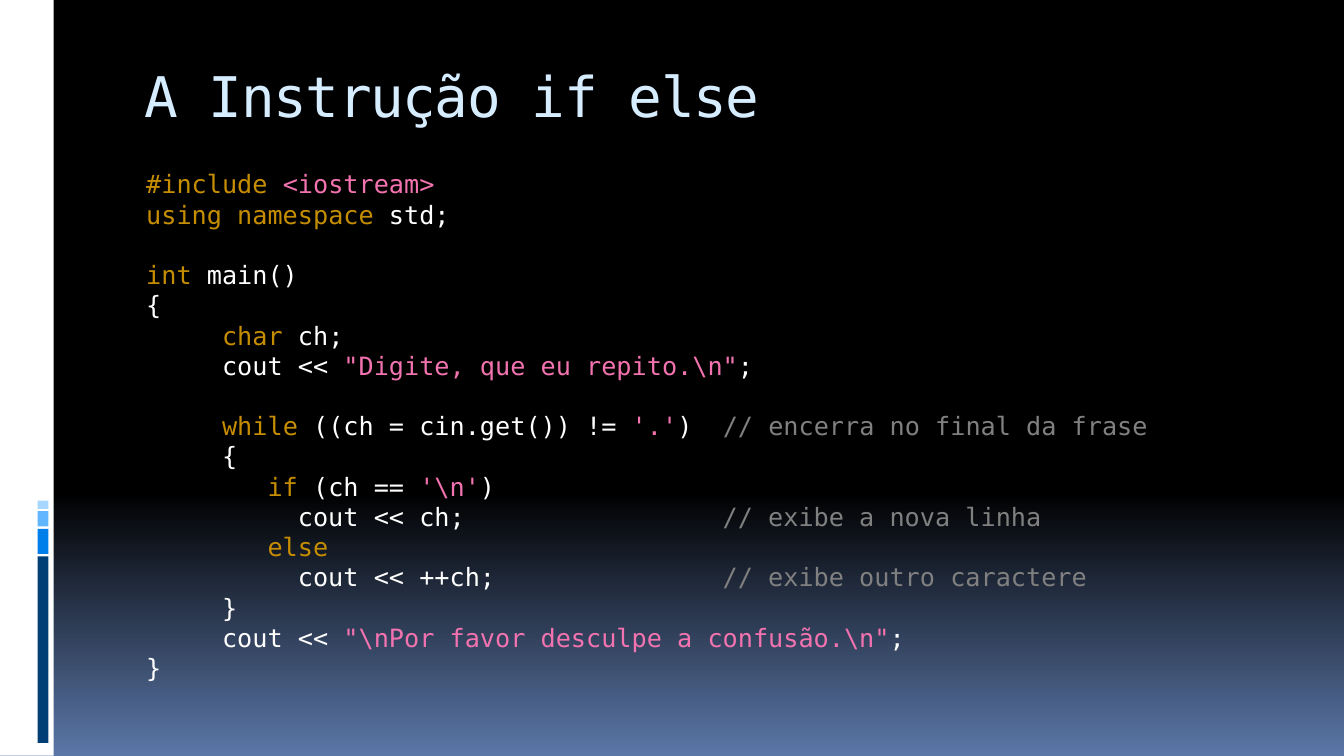
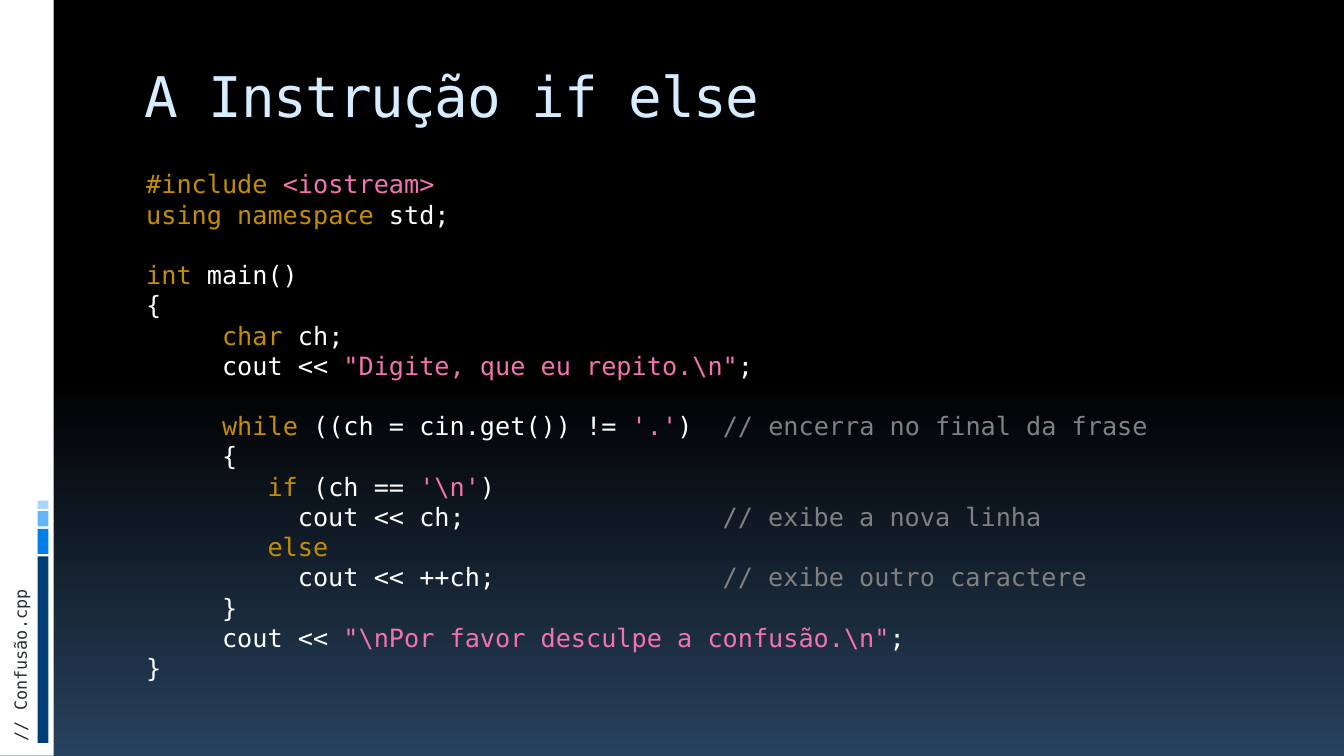
Before and after one commit to JudsonSS/ProgComp, a slide deck: slide 12 of Slides/20. Instrução de Desvio If.pptx. Drawn at 1344x756 pixels with LibreOffice and Linux fonts; fonts in the diff are those of the drawing. Boxes give left, top, right and bottom in pixels: in the first picture for what was removed or moved away, otherwise in the second. Text is boxed around its words. In the diff, an @@ line names an element or a change of style, - is before the commit and + after.

```diff
--- a/Slides/20. Instrução de Desvio If.pptx
+++ b/Slides/20. Instrução de Desvio If.pptx
@@ background gradient #000000 to #5B77A8 to gradient #000000 to #28415E @@
@@ text added at (11, 601, 31, 706), 12 pt, text #272D38 @@
+// Confusão.cpp
```
Also in this commit, not shown: 20 other slides changed, 4 other files.
